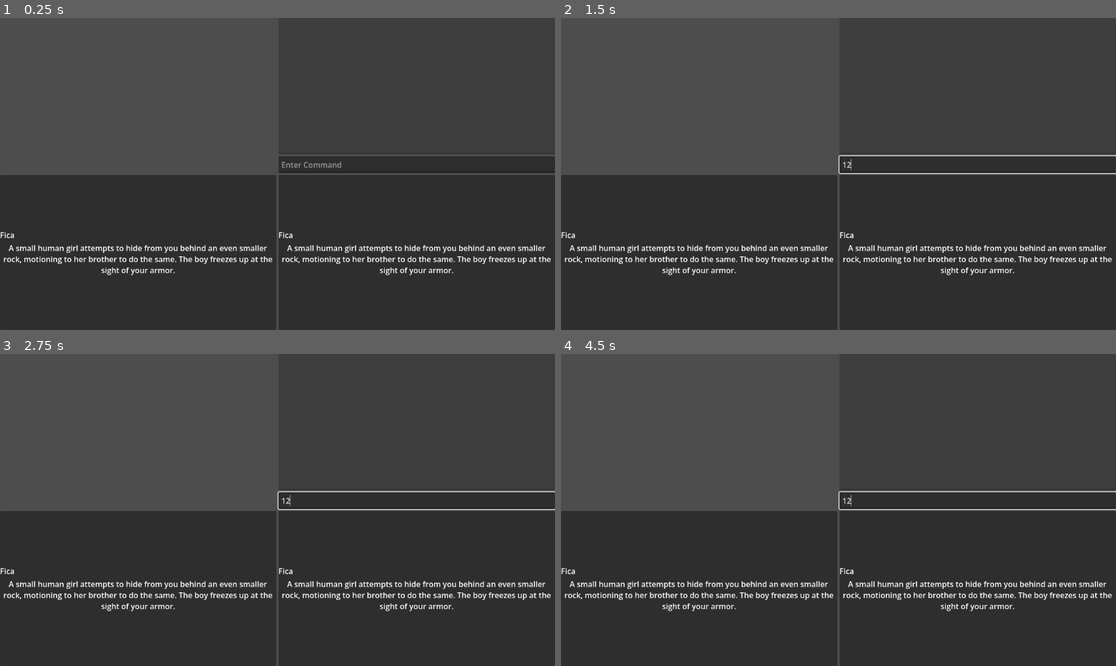
Above: before the commit, frames 1-4 (two rows, left to right).
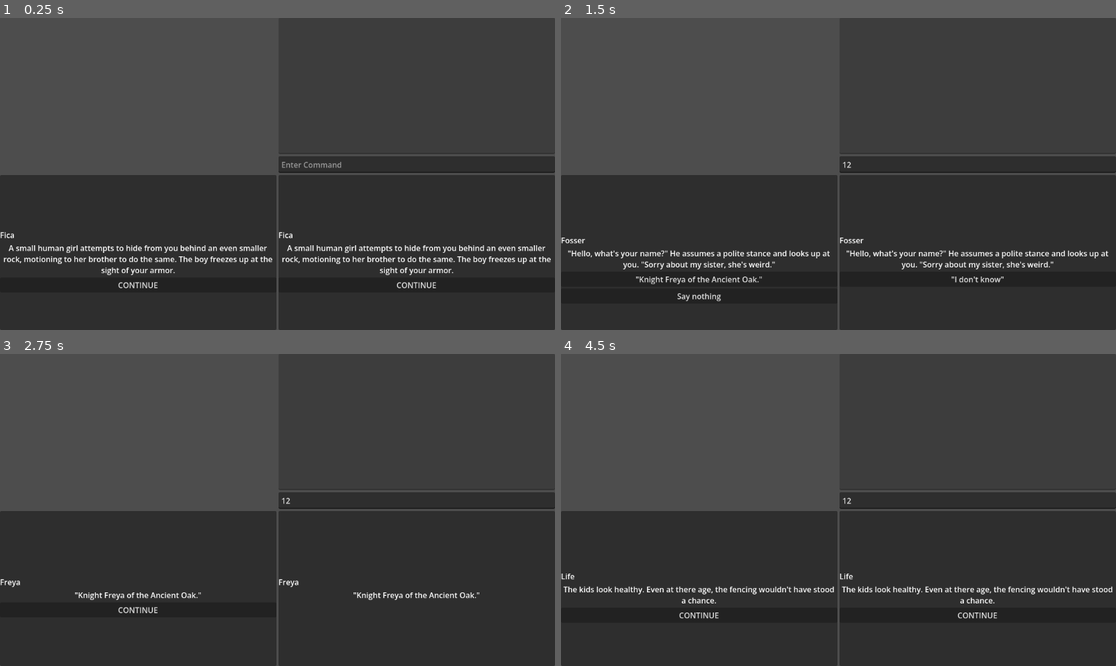
Above: after the commit, the same moments.

Repository: Roboticy3/Louder
Game: Godot game, scene res://proto_simulator/proto_simulator_wrapper.tscn
The game is run twice, just before and just after one commit, with the same random seed, the same clock (stepped at 60 frames per second) and the same inputs. This scene is started directly instead of the project's main scene.
Inputs (mouse positions are in pixels of both pictures, inside the frame that each line leads up to):
- Up to frame 1 (0.25 s): no input
- Up to frame 2 (1.5 s): click (977, 164) at 0.52 s; type "12" at 0.6 s; click (699, 286) at 1.25 s, where only the run after the commit has a clickable "CONTINUE"
- Up to frame 3 (2.75 s): click (138, 616) at 2 s, where only the run after the commit has a clickable "'Knight Freya of the Ancient …"
- Up to frame 4 (4.5 s): click (699, 609) at 2.75 s, where only the run after the commit has a clickable "CONTINUE"; click (699, 631) at 3.5 s, where only the run after the commit has a clickable "'Everything is going to be ok…"; click (699, 609) at 4.25 s, where only the run after the commit has a clickable "CONTINUE"

The runs differ from the first frame. In frame 1, 0.2% of the frame differs, in the area x 21-79%, y 84-87%; in frame 2, 4.5%, in the area x 0-100%, y 43-91%; in frame 3, 2.9%; in frame 4, 3.9%.

Commit message:
fix loading conversations

Diff:
--- a/editor/proto_simulator/proto_simulator_wrapper.tscn
+++ b/editor/proto_simulator/proto_simulator_wrapper.tscn
@@ -6,7 +6,6 @@
 [ext_resource type="Script" uid="uid://b8jjbbtjemx6g" path="res://proto_simulator/ps_config.gd" id="4_63mts"]
 [ext_resource type="PackedScene" uid="uid://dfuvngpcvkh4u" path="res://proto_simulator/proto_simulator_ui_mockup.tscn" id="4_hwksk"]
 [ext_resource type="Script" uid="uid://gm3kj8xc3cel" path="res://proto_simulator/ps_command_line.gd" id="6_6fql2"]
-[ext_resource type="Script" uid="uid://dnttvqwd8iavc" path="res://proto_simulator/ps_debug_info.gd" id="7_debug"]
 
 [node name="ProtoSimulatorWrapper" type="Node" unique_id=331396007]
 
@@ -18,10 +17,9 @@
 conversation_path = "res://demos/conversations/cordon.json"
 conversation = NodePath("../PSConversation")
 
-[node name="LoadConversation" type="Node" parent="." unique_id=1703789268 node_paths=PackedStringArray("simulator", "view")]
+[node name="LoadConversation" type="Node" parent="." unique_id=1703789268 node_paths=PackedStringArray("simulator")]
 script = ExtResource("3_hwksk")
 simulator = NodePath("../PSSimulator")
-view = NodePath("../CanvasLayer/Grid/Panel/Control")
 
 [node name="PSConfig" type="Node" parent="." unique_id=494521167]
 script = ExtResource("4_63mts")
@@ -41,7 +39,6 @@
 layout_mode = 2
 bbcode_enabled = true
 fit_content = true
-script = ExtResource("7_debug")
 
 [node name="Control" type="Control" parent="CanvasLayer/Grid" unique_id=1049670308]
 layout_mode = 2
--- a/editor/proto_simulator/ps_command_line.gd
+++ b/editor/proto_simulator/ps_command_line.gd
@@ -58,7 +58,7 @@
 
 	var speakers = views[vi].get("my_speakers")
 	views[vi].set("my_speakers", command.slice(2))
-	views[vi].call("update")
+	views[vi].call_deferred("update")
 	output_stream.text += "changed my_speakers on viewer " + str(vi) + " from " + str(speakers) + " to " + str(command.slice(2)) + "\n"
 
 	return CommandError.OK
--- a/editor/proto_simulator/ps_config.gd
+++ b/editor/proto_simulator/ps_config.gd
@@ -2,7 +2,10 @@
 
 const OBJECT_TYPE := "type"
 const OBJECT_SPEAKER := "speaker"
-const SPEAKER_NAME := "speaker"
+
+const SPK_NAME := "speaker"
+const SPK_PRVT := "private"
+const SPK_NPC := "npc"
 
 var speakers_by_name:Dictionary[String, Dictionary]
 
@@ -29,8 +32,14 @@
 
 		match (o.get(OBJECT_TYPE)):
 			OBJECT_SPEAKER:
-				if o.get(SPEAKER_NAME):
-					print("registering speaker ", o.get(SPEAKER_NAME))
-					speakers_by_name[o.get(SPEAKER_NAME)] = o
+				if o.get(SPK_NAME):
+					print("registering speaker ", o.get(SPK_NAME))
+					speakers_by_name[o.get(SPK_NAME)] = o
 
 	print("registered speakers: ", speakers_by_name.keys())
+
+func is_npc(speaker:String):
+	var s = speakers_by_name.get(speaker)
+	if s is Dictionary:
+		return true if s.get(SPK_NPC, true) else false
+	return true
--- a/editor/proto_simulator/ps_conversation_view.gd
+++ b/editor/proto_simulator/ps_conversation_view.gd
@@ -19,9 +19,10 @@
 		if component is PSChoicesContainer:
 			component.choice_pressed.connect(_on_choice_pressed)
 
+	await get_tree().process_frame
+
 	#is simulator ready to feed choices?
 	if simulator.is_node_ready():
-		await get_tree().process_frame
 		update()
 	simulator.ready.connect(update, CONNECT_DEFERRED)
 
@@ -54,6 +55,8 @@
 		return true
 	if c_speaker in my_speakers:
 		return true
+	if config.is_npc(c_speaker):
+		return true
 	return false
 
 func _on_choice_pressed(choice: String) -> void:
--- a/editor/proto_simulator/ps_load_conversation.gd
+++ b/editor/proto_simulator/ps_load_conversation.gd
@@ -1,7 +1,7 @@
 extends Node
 
 @export var simulator: PSSimulator
-@export var view: Node
+@export var update_group := &"ps_conversation_view"
 
 var dialog: FileDialog
 
@@ -19,21 +19,6 @@
 		dialog.show()
 
 func _on_file_selected(path: String) -> void:
-	if not simulator or not view:
-		push_error("ps_load_conversation: simulator and view must be exported")
-		return
-	if not simulator.conversation.load_from_json(path):
-		return
-	simulator.position = _find_start_id()
-	simulator.state = PSConversationState.new()
-	view.update()
-
-func _find_start_id() -> int:
-	var hubs := simulator.conversation.hubs_by_id
-	if hubs.is_empty():
-		return 0
-	var start := int(hubs.keys()[0])
-	for id in hubs:
-		if hubs[id].get(PSSimulator.HUB_SCHK):
-			return id
-	return start
+	simulator.conversation_path = path
+	simulator._ready()
+	get_tree().call_group.call_deferred(update_group, &"update")
--- a/editor/proto_simulator/ps_simulator.gd
+++ b/editor/proto_simulator/ps_simulator.gd
@@ -136,8 +136,12 @@
 	var re := RegEx.create_from_string(r"\s*([a-zA-Z][a-zA-Z0-9_]*)\s*(=)\s*(.*)")
 	for expression in expressions_arr:
 		var matches := re.search(expression)
-		if matches and matches.strings.size() < 4:
-			push_error("Assignment ", expression, " is incomplete. Expected the form \"<identifier> = <expression>\"")
+		if !matches:
+			push_error("Assignment ", expression, " confused the parser.")
+			continue
+
+		if matches.strings.size() < 4:
+			push_error("Assignment ", expression, " is incomplete.")
 			continue
 
 		var error := e.parse(matches.strings[3])
